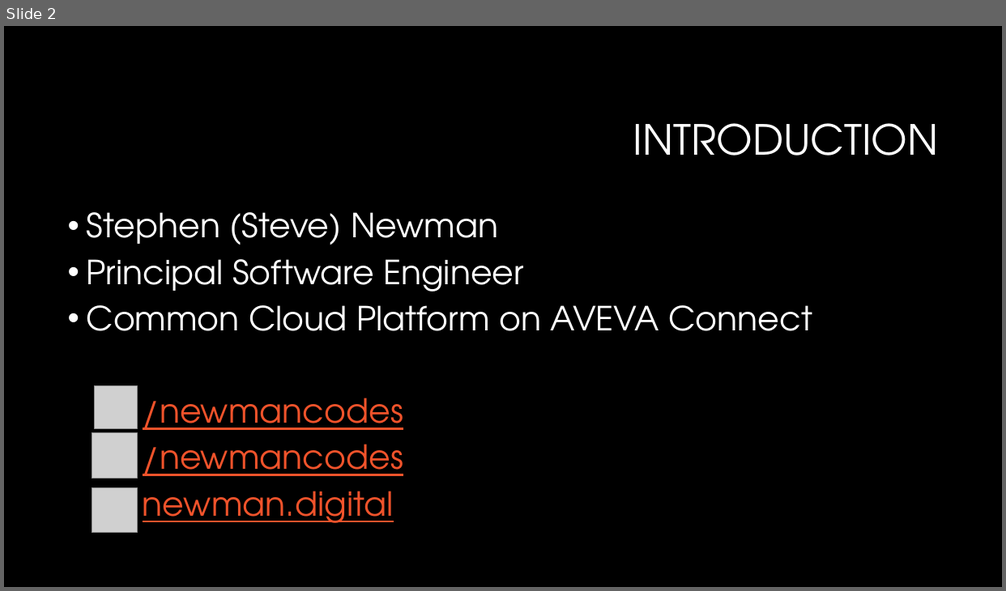
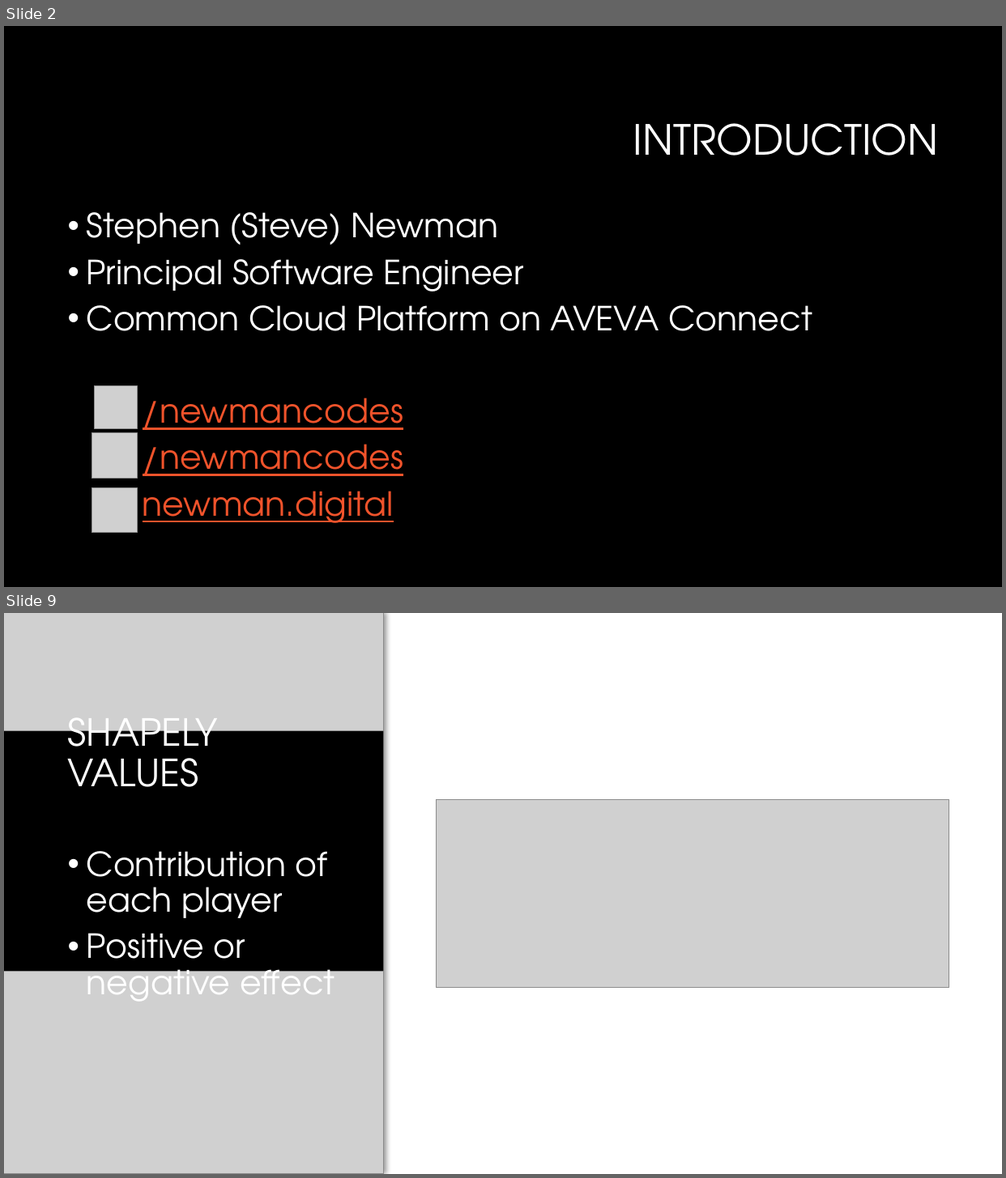
Before and after one commit to newmancodes/why-we-must-ask-why-of-machine-learning, a slide deck: Why We Must Ask Why of Machine Learning.pptx. Shown one above the other, each under a label of ours: slide 2 before the commit, slides 2 and 9 after it; the slides between them are not shown. The pictures are 1006x591 and 1006x1178 pixels, drawn with LibreOffice and Linux fonts; fonts in the diff are those of the drawing; grey boxes stand for pictures; background and template pictures are left out. Boxes give left, top, right and bottom in pixels: in the first picture for what was removed or moved away, otherwise in the second. Text is boxed around its words. In the diff, an @@ line names an element or a change of style, - is before the commit and + after.

```diff
--- a/Why We Must Ask Why of Machine Learning.pptx
+++ b/Why We Must Ask Why of Machine Learning.pptx
@@ slide 9 added at (x1=4, y1=613, x2=1002, y2=1174), background #FFFFFF @@
@@ picture added at (x1=4, y1=613, x2=1002, y2=731) @@
@@ rectangle added at (x1=4, y1=613, x2=384, y2=1174), fill #000000 @@
@@ picture added at (x1=4, y1=613, x2=384, y2=731) @@
@@ rounded rectangle added at (x1=384, y1=613, x2=1002, y2=1174), fill #FFFFFF @@
@@ title added at (x1=68, y1=718, x2=218, y2=787), 36 pt, text #FFFFFF @@
+SHAPELY VALUES
@@ picture added at (x1=436, y1=800, x2=949, y2=987) @@
@@ text added at (x1=87, y1=851, x2=334, y2=1001), 32 pt, text #FFFFFF @@
+• Contribution of each player
+• Positive or negative effect
@@ picture added at (x1=4, y1=971, x2=384, y2=1174) @@
```
Also in this commit, not shown: 5 slides changed, 5 other slides added, 1 slide removed, 1 other file.
